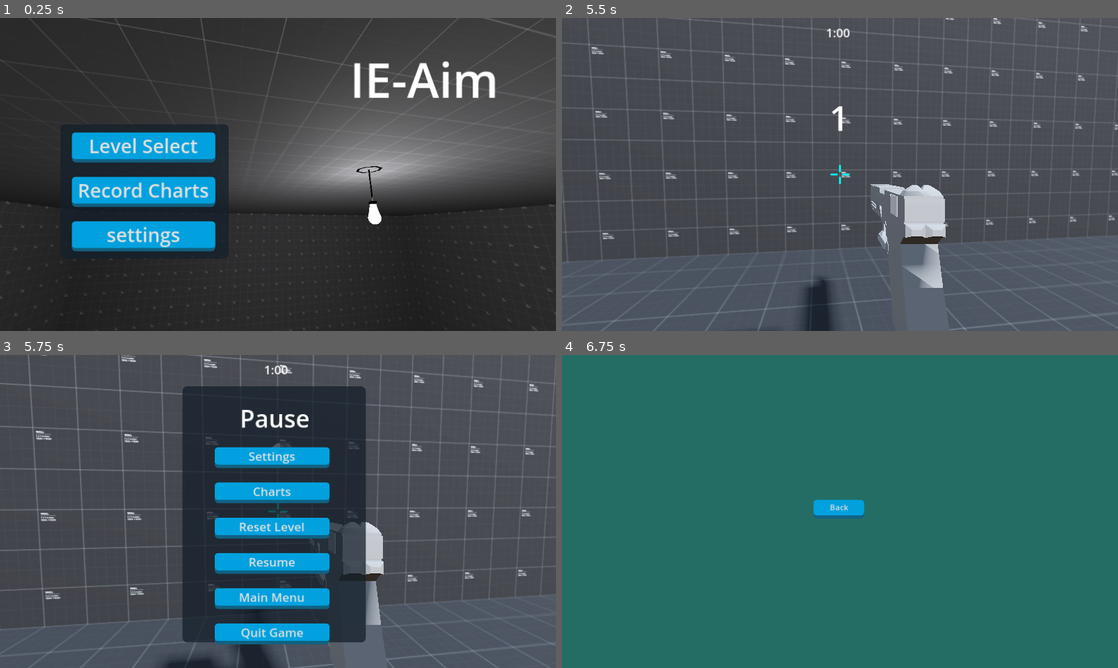
Above: before the commit, frames 1-4 (two rows, left to right).
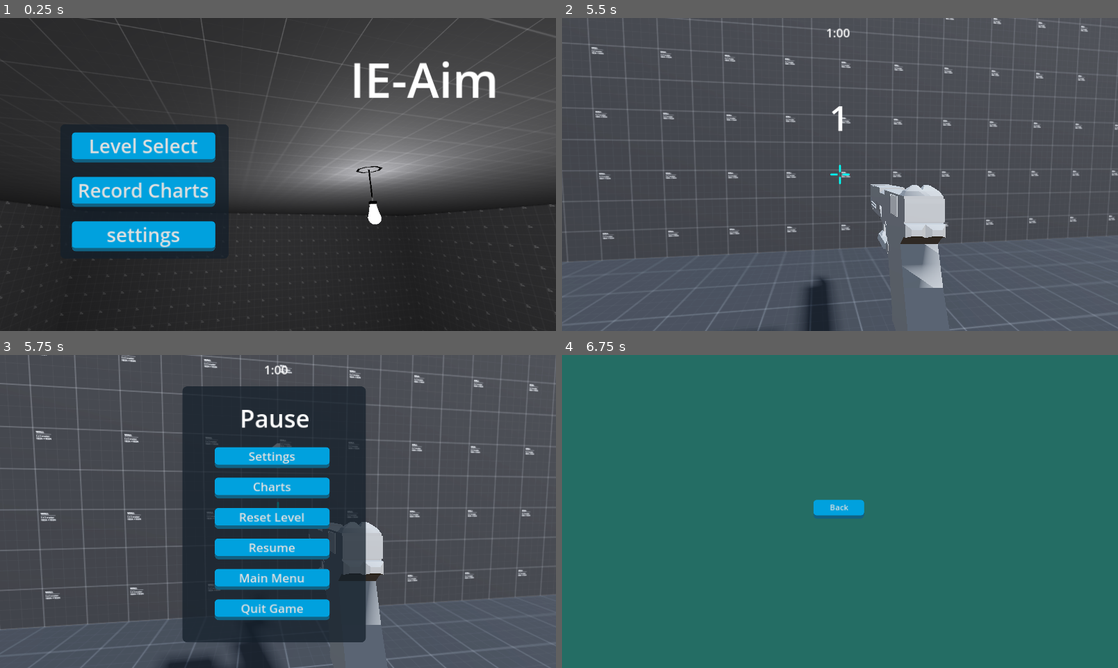
Above: after the commit, the same moments.

Repository: PureAsbestos/ie-aim
Game: Godot game, scene res://scenes/main.tscn
Two runs of this game, one before a commit and one after it. Both use one fixed random seed, a clock stepped at 60 frames per second and the inputs below.
Inputs (mouse positions are in pixels of both pictures, inside the frame that each line leads up to):
- Up to frame 1 (0.25 s): no input
- Up to frame 2 (5.5 s): click "Level Select" at 0.5 s; click "Grid Shot" at 1.25 s; tap Enter (ui_accept) at 2, 2.27, 3.02, 4.52, 5.27 s; move the mouse to (867, 174) at 2.02 s; hold W (Forward) from 2.03 s (still down); click (867, 174) at 2.1 s; move the mouse to (812, 174) at 2.77 s; click (812, 174) at 2.85 s; move the mouse to (851, 168) at 3.52 s; click (851, 168) at 3.6 s; move the mouse to (834, 180) at 4.27 s; click (834, 180) at 4.35 s; move the mouse to (878, 177) at 5.02 s; click (878, 177) at 5.1 s
- Up to frame 3 (5.75 s): keep holding W (Forward); tap Escape (pause) at 5.65 s
- Up to frame 4 (6.75 s): move the mouse to (673, 464) at 5.77 s; release W (Forward) at 5.78 s; hold A (Left) 5.78-6.5 s; click (673, 464) at 5.85 s; tap Enter (ui_accept) at 6.02 s; click "Charts" at 6.5 s

Frames 1-2 are identical in both runs. In frame 3, 8.9% of the frame differs, in the area x 38-60%, y 39-93%; in frame 4, nothing differs.

Commit message:
Change separation override in pause menu

Diff:
--- a/scenes/menus/pause.tscn
+++ b/scenes/menus/pause.tscn
@@ -35,6 +35,7 @@
 offset_top = 191.0
 offset_right = 683.0
 offset_bottom = 699.0
+theme_override_constants/separation = 20
 
 [node name="settings" type="Button" parent="VBoxContainer"]
 layout_mode = 2
